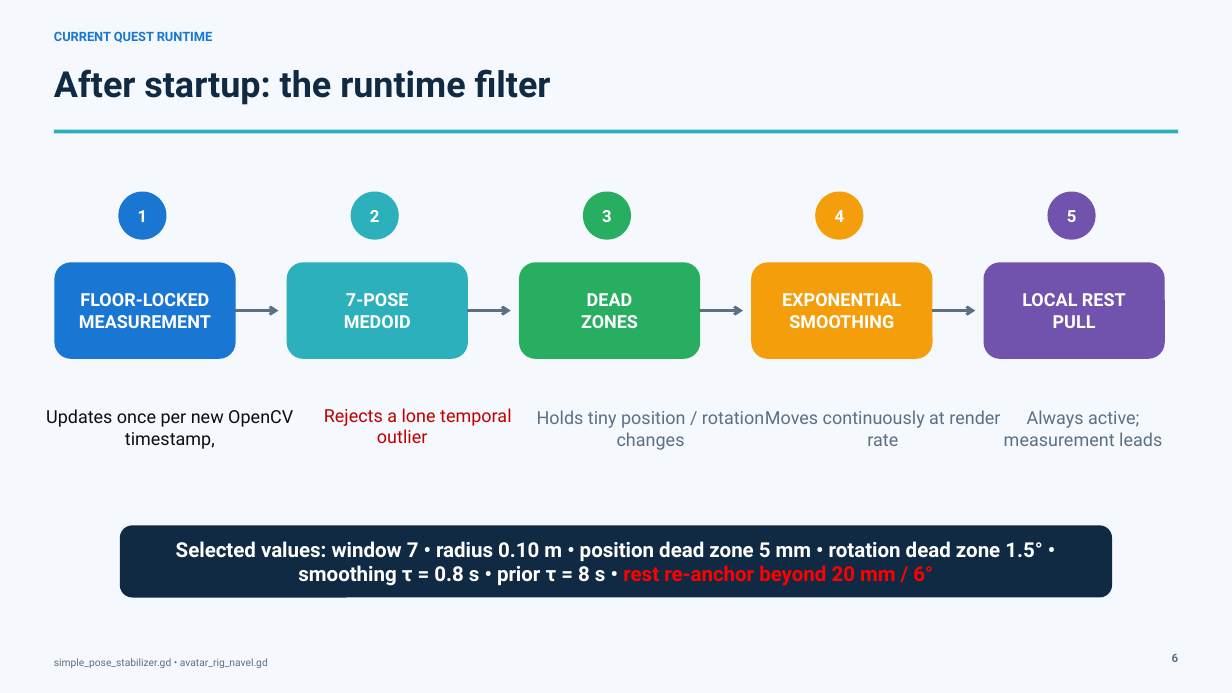
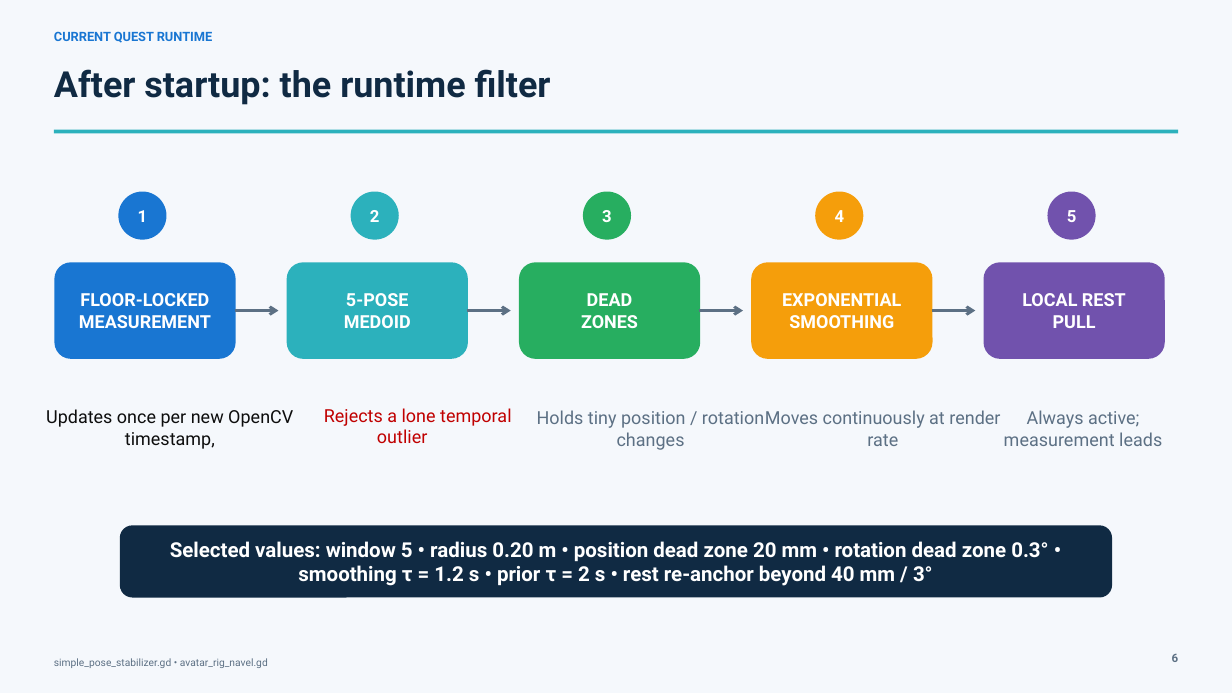
Before and after one commit to ardrabauldwin/quest-aruco-avatar, a slide deck: slide 5 of docs/Quest_Avatar_Placement_Algorithm_NaReT_Current_2026-09-05.pptx. Drawn at 1232x693 pixels with LibreOffice and Linux fonts; fonts in the diff are those of the drawing. Boxes give left, top, right and bottom in pixels: in the first picture for what was removed or moved away, otherwise in the second. Text is boxed around its words. In the diff, an @@ line names an element or a change of style, - is before the commit and + after.

```diff
--- a/docs/Quest_Avatar_Placement_Algorithm_NaReT_Current_2026-09-05.pptx
+++ b/docs/Quest_Avatar_Placement_Algorithm_NaReT_Current_2026-09-05.pptx
@@ text in rounded rectangle at <box>344,293,411,328</box>: text changed @@
-7-POSE
-MEDOID
+5-POSE
+MEDOID
@@ text in rounded rectangle at <box>170,541,1048,586</box>: text changed @@
-Selected values: window 7 • radius 0.10 m • position dead zone 5 mm • rotation dead zone 1.5° • smoothing τ = 0.8 s • prior τ = 8 s • rest re-anchor beyond 20 mm / 6°
+Selected values: window 5 • radius 0.20 m • position dead zone 20 mm • rotation dead zone 0.3° • smoothing τ = 1.2 s • prior τ = 2 s • rest re-anchor beyond 40 mm / 3°
```
Also in this commit, not shown: 7 other slides changed, 6 other files.
